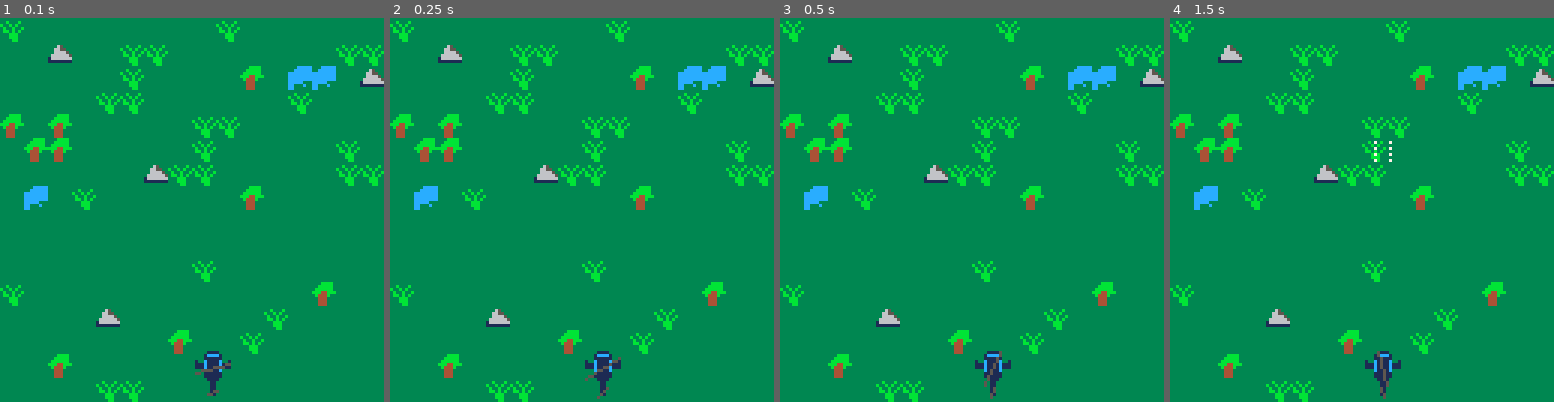
Above: before the commit, frames 1-4 (left to right).
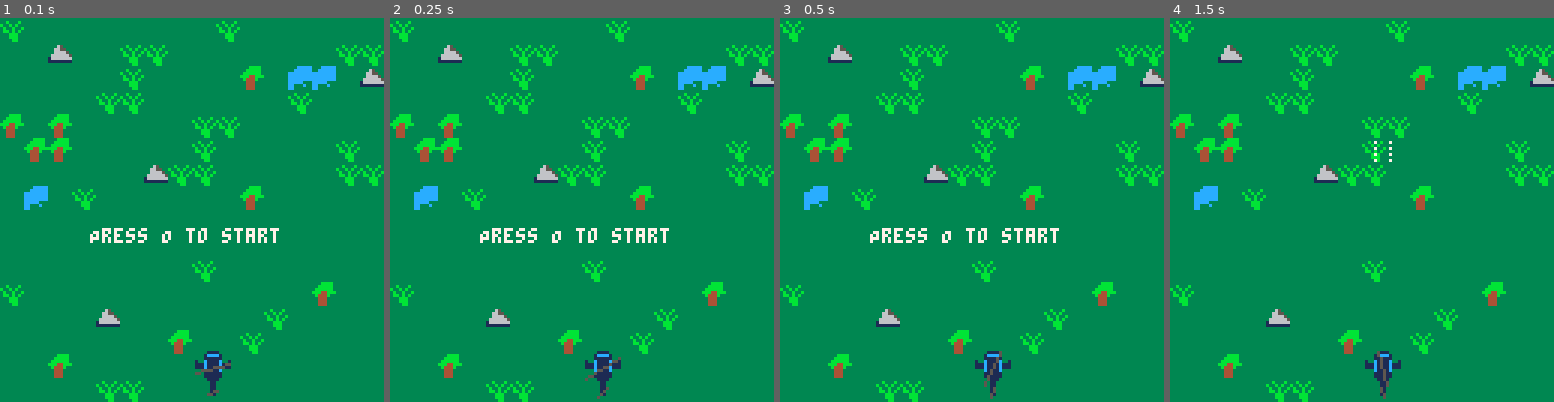
Above: after the commit, the same moments.

Repository: zeenix/pico-8
Game: PICO-8 cartridge airwolf/airwolf.p8
Same seed, same stepped clock (60 frames per second), same inputs: the game is played once before the commit and once after it.
Inputs:
- Up to frame 1 (0.1 s): no input
- Up to frame 2 (0.25 s): no input
- Up to frame 3 (0.5 s): tap X (X key) at 0.33 s
- Up to frame 4 (1.5 s): tap O (Z key) at 0.7 s; tap X (X key) at 1.07 s

The runs differ from the first frame. In frame 1, 0.7% of the frame differs, in the area x 23-73%, y 54-59%; in frame 2, 0.7%; in frame 3, 0.7%; in frame 4, nothing differs.

Commit message:
Press o to start

Diff:
--- a/airwolf/main.lua
+++ b/airwolf/main.lua
@@ -26,6 +26,8 @@
     map(0, 0, 0, 0, 16, 16)
 
     entities:draw()
+
+    if (scene == "start") print("Press O to start", 30, 70, colors.white)
 end
 
 function game_over()
